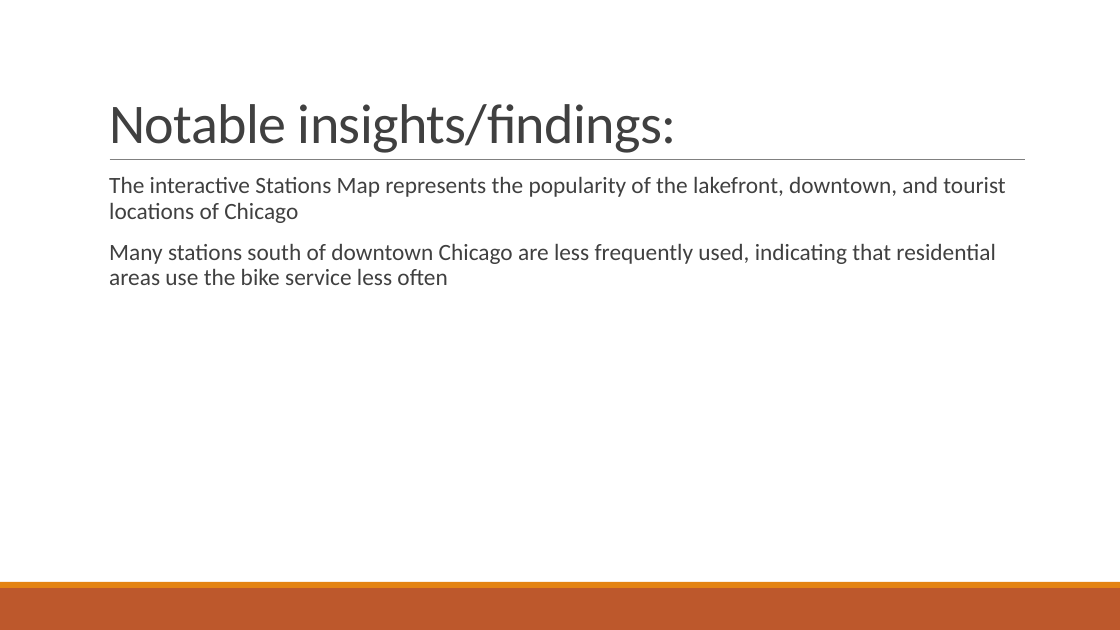
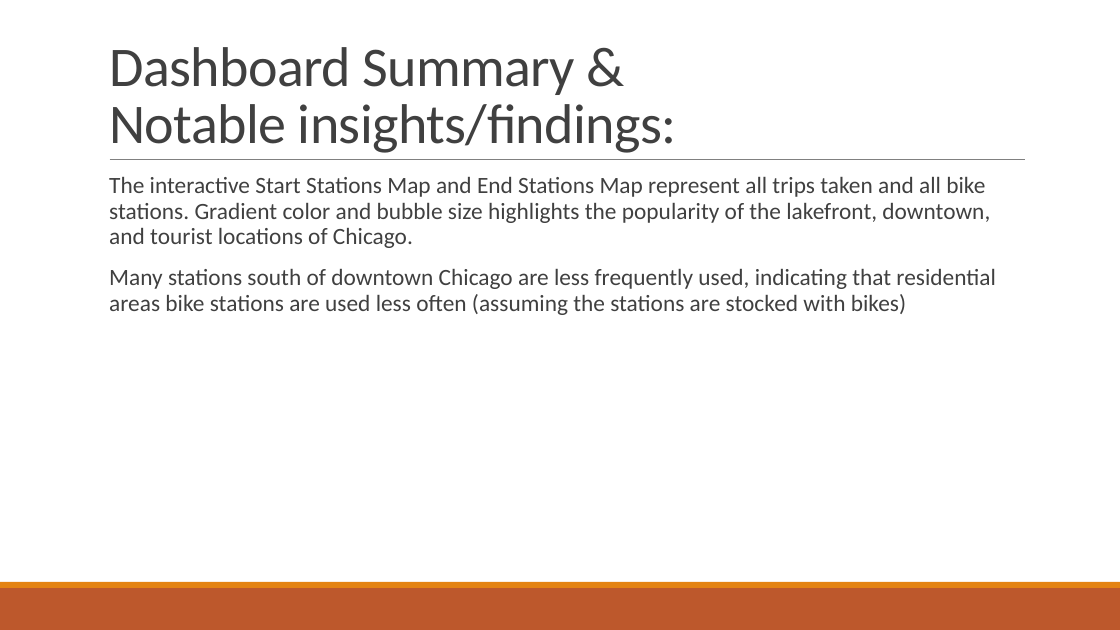
Before and after one commit to jesse-richardville/Cyclistic-Case-Study, a slide deck: slide 14 of Final Report-Capstone Presentation.pptx (slide 12 before the commit). Drawn at 1120x630 pixels with LibreOffice and Linux fonts; fonts in the diff are those of the drawing. Boxes give left, top, right and bottom in pixels: in the first picture for what was removed or moved away, otherwise in the second. Text is boxed around its words. In the diff, an @@ line names an element or a change of style, - is before the commit and + after.

```diff
--- a/Final Report-Capstone Presentation.pptx
+++ b/Final Report-Capstone Presentation.pptx
@@ title at (109, 47, 677, 153): text changed @@
-Notable insights/findings:
+Dashboard Summary &
+Notable insights/findings:
@@ text at (109, 177, 995, 315): text changed @@
-  The interactive Stations Map represents the popularity of the lakefront, downtown, and tourist locations of Chicago
-  Many stations south of downtown Chicago are less frequently used, indicating that residential areas use the bike service less often
+  The interactive Start Stations Map and End Stations Map represent all trips taken and all bike stations. Gradient color and bubble size highlights the popularity of the lakefront, downtown, and tourist locations of Chicago.
+  Many stations south of downtown Chicago are less frequently used, indicating that residential areas bike stations are used less often (assuming the stations are stocked with bikes)
```
Also in this commit, not shown: 6 other slides changed, 2 slides added.
